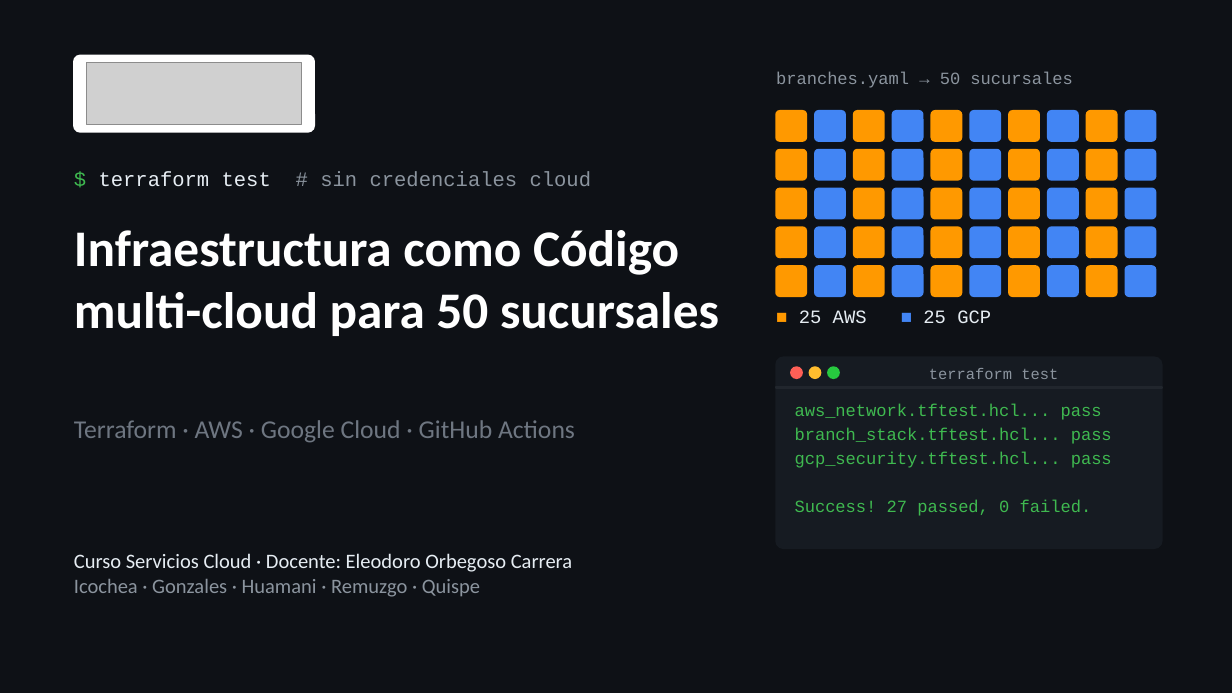
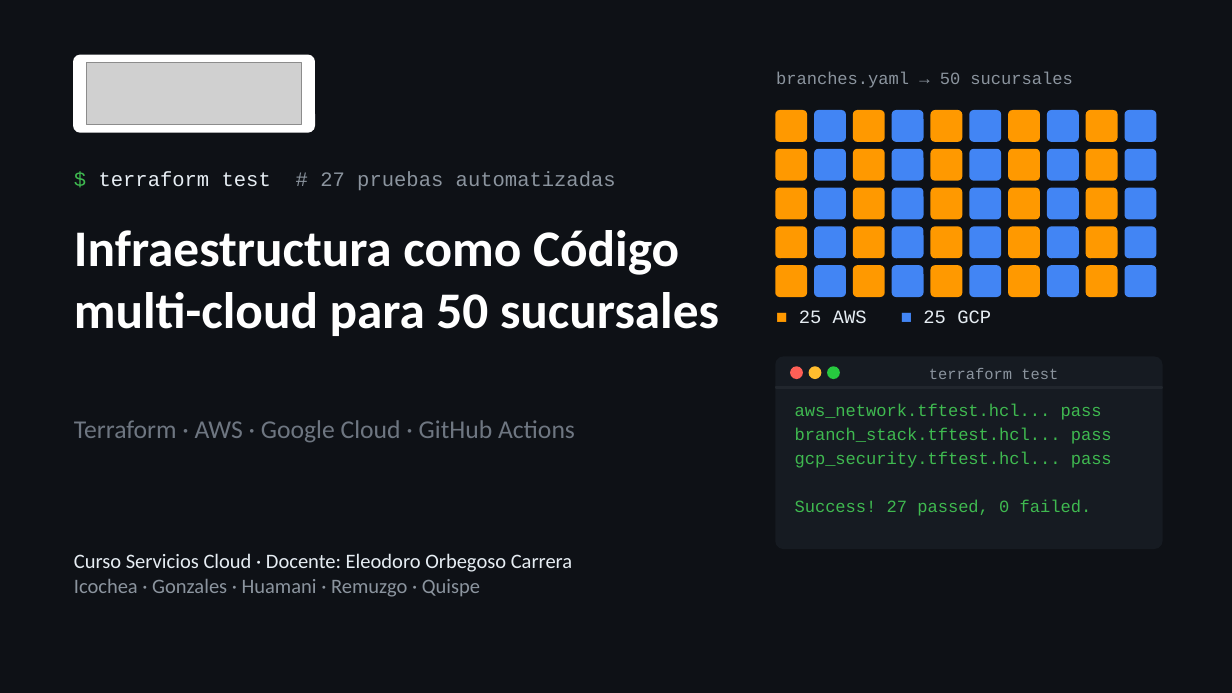
Before and after one commit to ThiagoIcochea/ServiciosCloudIAC, a slide deck: slide 1 of docs/academic/Sustentacion-IaC-50-Sucursales.pptx. Drawn at 1232x693 pixels with LibreOffice and Linux fonts; fonts in the diff are those of the drawing; grey boxes stand for pictures. Boxes give left, top, right and bottom in pixels: in the first picture for what was removed or moved away, otherwise in the second. Text is boxed around its words. In the diff, an @@ line names an element or a change of style, - is before the commit and + after.

```diff
--- a/docs/academic/Sustentacion-IaC-50-Sucursales.pptx
+++ b/docs/academic/Sustentacion-IaC-50-Sucursales.pptx
@@ text at bbox=[99, 172, 616, 190]: text changed @@
-$ terraform test # sin credenciales cloud
+$ terraform test # 27 pruebas automatizadas
```
Also in this commit, not shown: 7 other slides changed.
